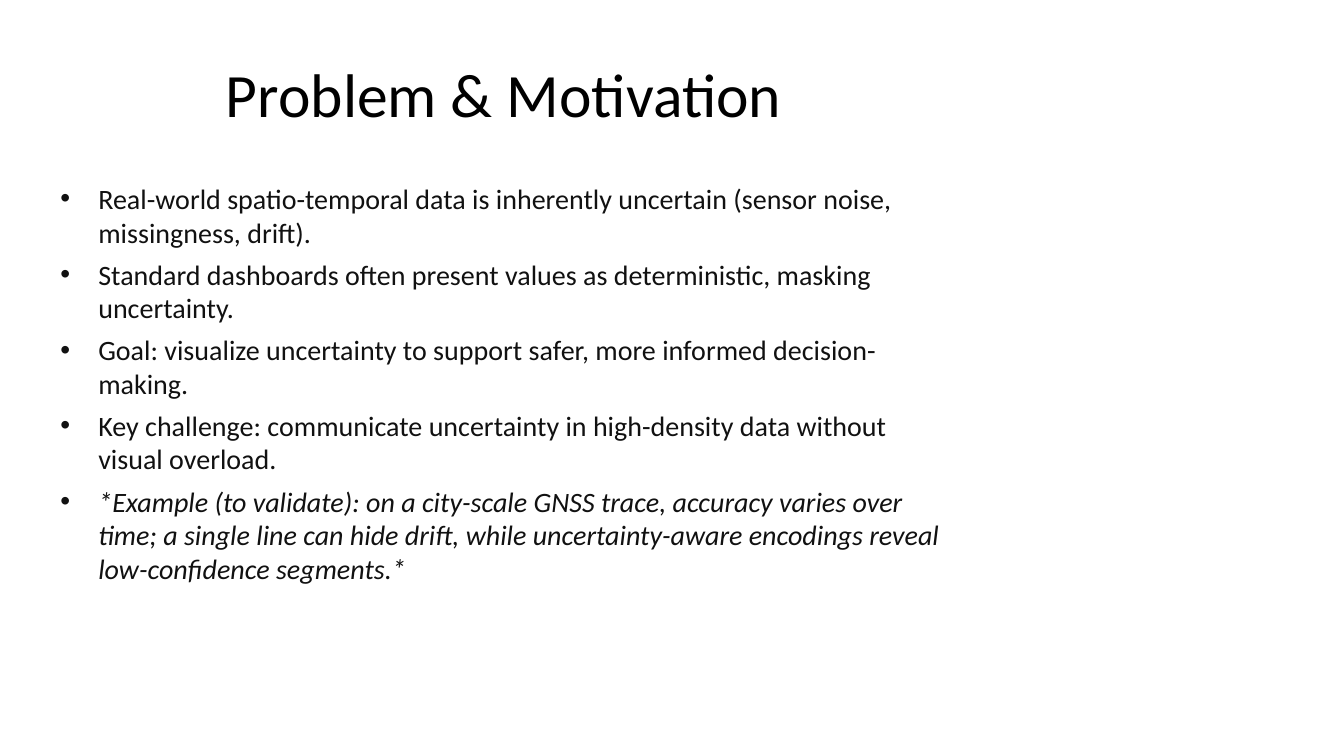
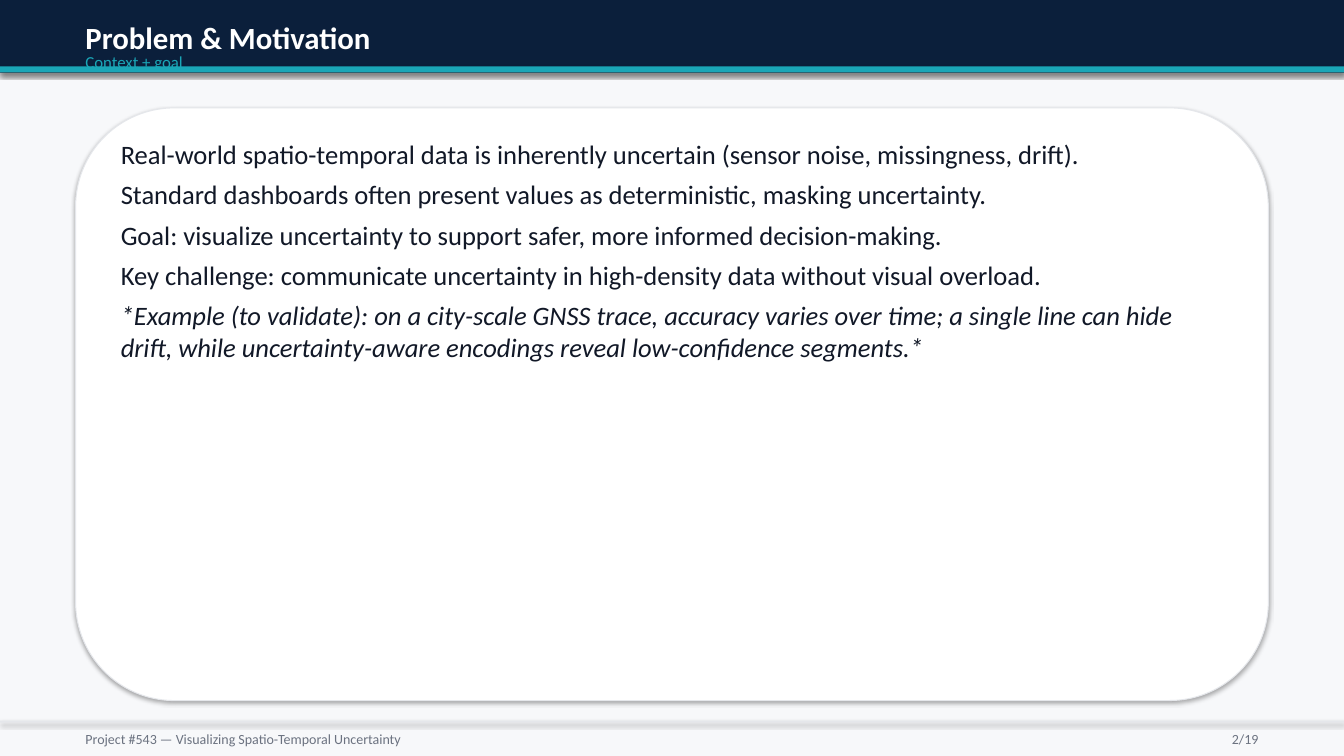
Before and after one commit to mufasa-349/GRAD-Project-Proposal-Presentation, a slide deck: slide 2 of out/Project_543_Uncertainty_Visualization.pptx. Drawn at 1344x756 pixels with LibreOffice and Linux fonts; fonts in the diff are those of the drawing. Boxes give left, top, right and bottom in pixels: in the first picture for what was removed or moved away, otherwise in the second. Text is boxed around its words. In the diff, an @@ line names an element or a change of style, - is before the commit and + after.

```diff
--- a/out/Project_543_Uncertainty_Visualization.pptx
+++ b/out/Project_543_Uncertainty_Visualization.pptx
@@ background #FFFFFF to #F7F8FA @@
@@ rectangle added at [0,0,1344,73], fill #0B1F3B @@
@@ text "Problem & Motivation": place and size @@
-text "Problem & Motivation" at [226,74,781,118]
+text "Problem & Motivation" at [85,27,370,58]
@@ text "Problem & Motivation" at [85,27,370,58]: size 44 to 22 pt, text colour #000000 to #FFFFFF, bold on; alignment centre to left; vertical alignment middle to top @@
@@ text added at [85,54,182,72], 12 pt, text #1AA6B7 @@
+Context + goal
@@ rectangle added at [0,67,1344,73], fill #1AA6B7 @@
@@ rounded rectangle added at [76,108,1268,701], fill #FFFFFF, outline #E5E7EB 0.75 pt @@
@@ text "Real-world spatio-temporal data is inherently ...": place and size @@
-text "Real-world spatio-temporal data is inherently ..." at [98,189,938,584]
+text "Real-world spatio-temporal data is inherently ..." at [121,144,1172,362]
@@ text "Real-world spatio-temporal data is inherently ..." at [121,144,1172,362]: size 20 to 19 pt, text colour #111111 to #111827; bullet • to none @@
@@ rectangle added at [0,721,1344,723], fill #E5E7EB @@
@@ text added at [85,734,401,747], 10 pt, text #6B7280 @@
+Project #543 — Visualizing Spatio-Temporal Uncertainty
@@ text added at [1232,734,1259,745], 10 pt, text #6B7280 @@
+2/19
```
Also in this commit, not shown: 17 other slides changed, 1 slide added, 1 slide removed, 1 other file.
